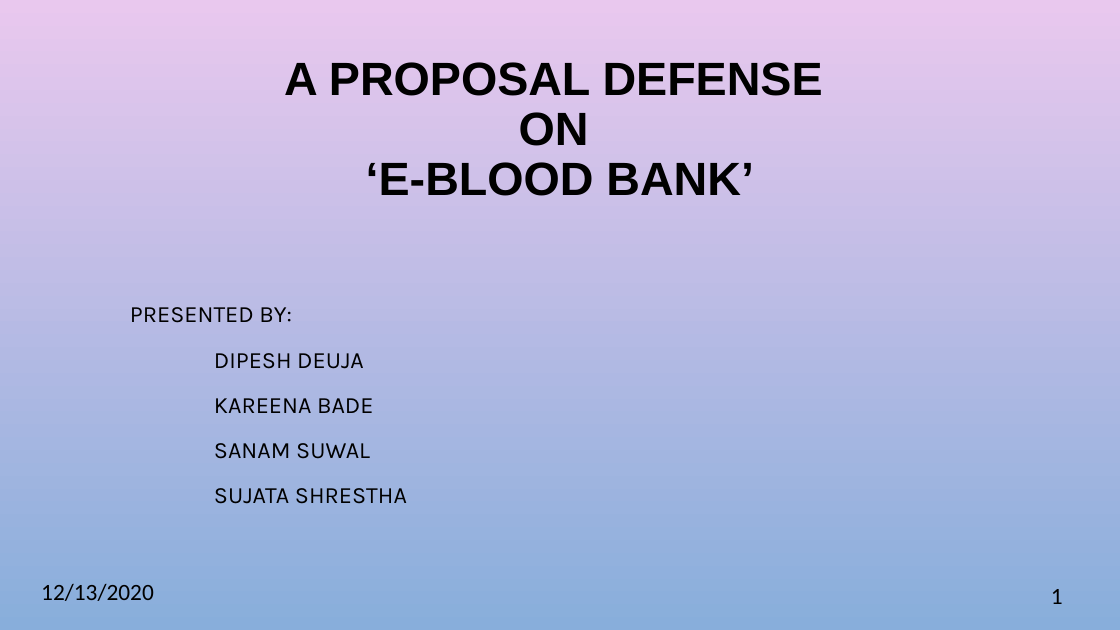
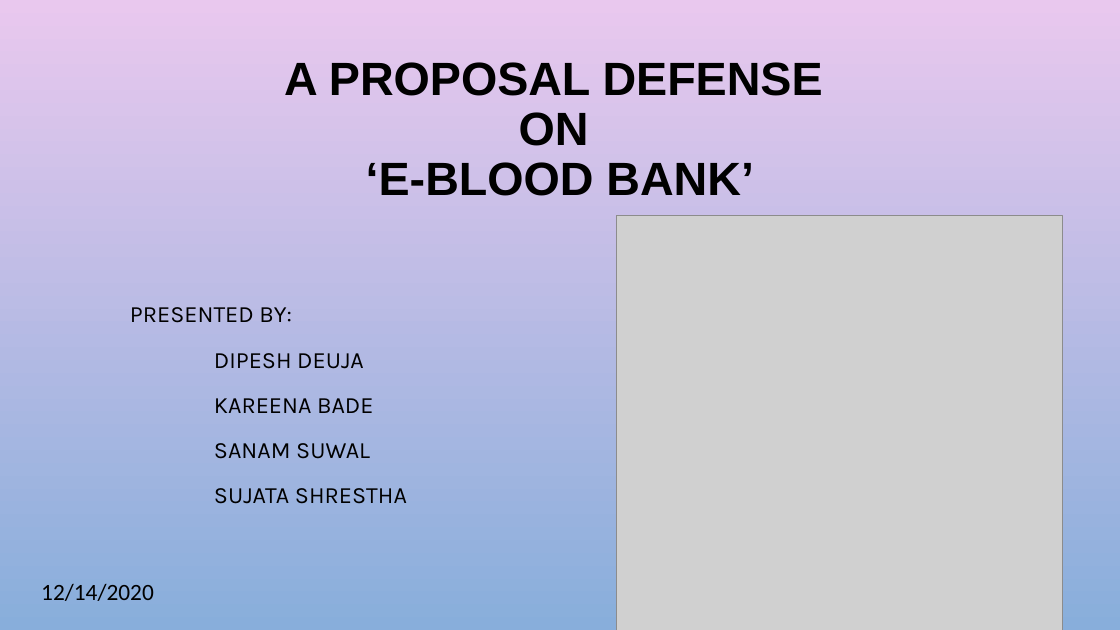
Before and after one commit to deuja14/e-blood-bank, a slide deck: slide 1 of E-BloodBank_proposal.pptx. Drawn at 1120x630 pixels with LibreOffice and Linux fonts; fonts in the diff are those of the drawing; grey boxes stand for pictures; background and template pictures are left out. Boxes give left, top, right and bottom in pixels: in the first picture for what was removed or moved away, otherwise in the second. Text is boxed around its words. In the diff, an @@ line names an element or a change of style, - is before the commit and + after.

```diff
--- a/E-BloodBank_proposal.pptx
+++ b/E-BloodBank_proposal.pptx
@@ picture added at <box>617,215,1063,630</box> @@
@@ text at <box>41,584,154,601</box>: text changed @@
-12/13/2020
+12/14/2020
```
Also in this commit, not shown: 11 other slides changed, 2 other files.
